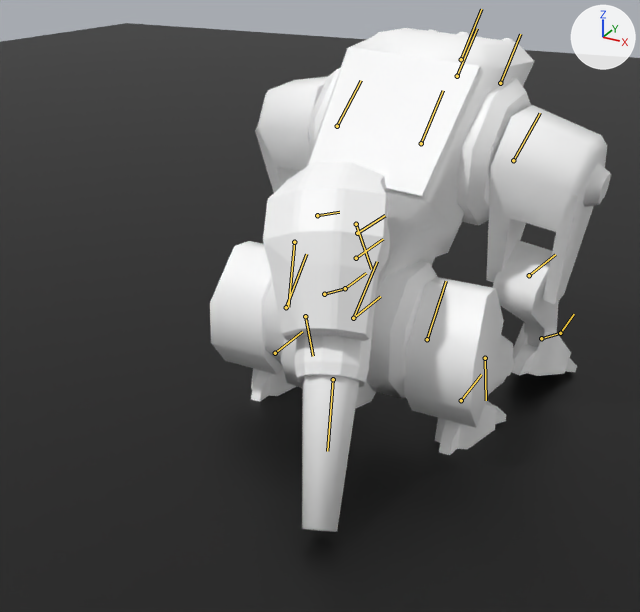
What one commit did to the Blender file Animation_sources/idle_anims/armfido_anim_idle.blend.
The view is the same before and after, from a 50 mm lens placed at (28.6, -69.5, 38.6), pointed at (-2.8, -12.4, 10.1). Lighting does not change. The marker at upper right points along +X, +Y and +Z. Both versions are drawn at frame 38 of the action 'ArmatureAction.001'; the numbers are the values there. The bones that bend it are drawn over the model as lines.

In view in the first picture: 'Plane', 'barrel', 'lthigh', 'luparm', 'pelvis', 'rhand', 'rloarm', 'rthigh', 'ruparm', 'shoulder', 'sleeve', 'torso', 'turret'.
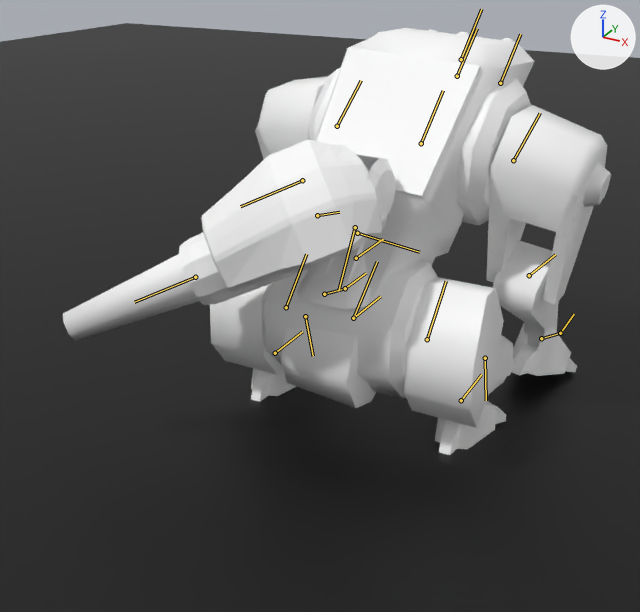
Where the change shows, as pixel boxes (x1, y1, x2, y2) in the pictures (640 x 612 px):
```json
{"object": "sleeve", "change": "posed", "before": [263, 162, 389, 387], "after": [179, 139, 382, 305], "on screen": "61% wider, 26% shorter"}
{"object": "barrel", "change": "posed", "before": [302, 375, 359, 532], "after": [63, 254, 200, 341]}
{"object": "turret", "change": "posed", "before": [379, 224, 390, 273], "after": [356, 154, 396, 229]}
{"object": "base", "change": "unchanged, uncovered by the edit", "after": [296, 252, 370, 309]}
{"bone": "loturret", "before": "(357, 233) to (385, 215)", "after": "(357, 233) to (419, 252)"}
{"bone": "turret", "before": "(356, 224) to (371, 269)", "after": "(355, 227) to (338, 291)"}
{"bone": "sleeve", "before": "(294, 242) to (288, 307)", "after": "(302, 180) to (240, 206)"}
```

Scene script edits in JSON lines:
```json
{"block": "bone_loturret", "where": "bone_loturret = bpy.data.objects['Armature'].pose.bones['loturret']  # child of 'base'"}
{"op": "set", "path": "bone_loturret.rotation_euler", "old": "(0.0, 0.0, 0.0)", "new": "(-0.279, 0.82, -1.187)", "note": "degrees (0, 0, 0) -> degrees (-16, 47, -68)"}
{"block": "bone_turret", "where": "bone_turret = bpy.data.objects['Armature'].pose.bones['turret']  # child of 'loturret'"}
{"op": "set", "path": "bone_turret.rotation_euler", "old": "(-1.082, 2.81, -0.14)", "new": "(-0.262, 0.471, -1.518)", "note": "degrees (-62, 161, -8) -> degrees (-15, 27, -87)"}
{"block": "bone_sleeve", "where": "bone_sleeve = bpy.data.objects['Armature'].pose.bones['sleeve']  # child of 'turret'"}
{"op": "set", "path": "bone_sleeve.rotation_euler", "old": "(1.152, -0.14, 0.0524)", "new": "(0.244, -0.0349, -0.908)", "note": "degrees (66, -8, 3) -> degrees (14, -2, -52)"}
```
